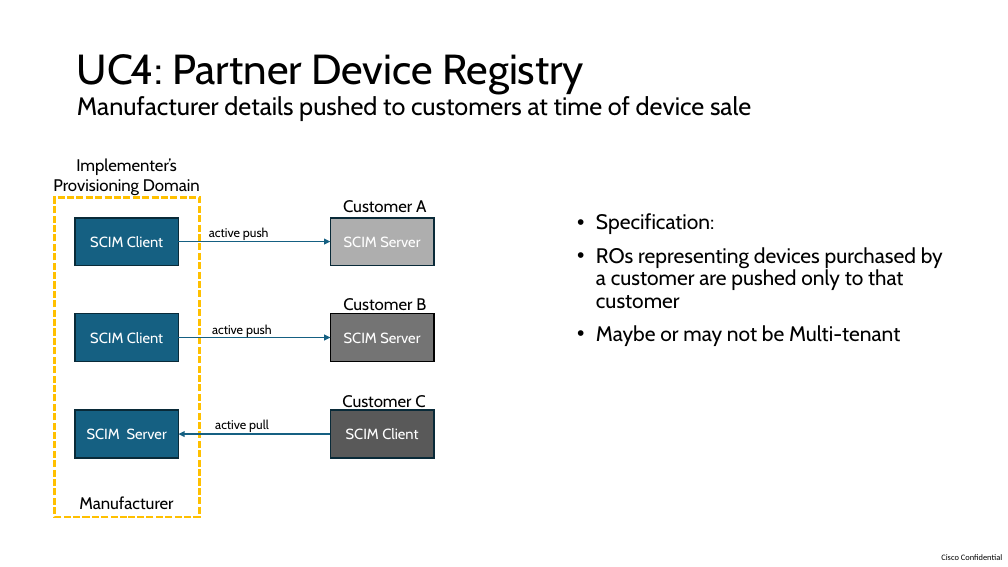
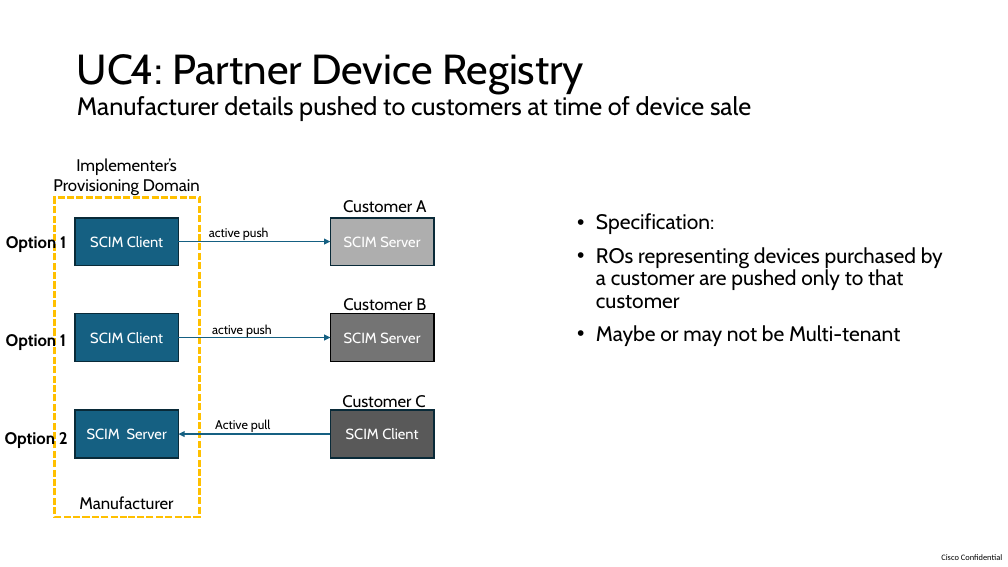
Before and after one commit to pamelatech/scim-use-case-revamp, a slide deck: slide 30 of Use Cases 29 Sep 2024.pptx. Drawn at 1008x567 pixels with LibreOffice and Linux fonts; fonts in the diff are those of the drawing. Boxes give left, top, right and bottom in pixels: in the first picture for what was removed or moved away, otherwise in the second. Text is boxed around its words. In the diff, an @@ line names an element or a change of style, - is before the commit and + after.

```diff
--- a/Use Cases 29 Sep 2024.pptx
+++ b/Use Cases 29 Sep 2024.pptx
@@ text added at (6,235,66,252), 16 pt, text #000000, bold @@
+Option 1
@@ text added at (6,332,66,350), 16 pt, text #000000, bold @@
+Option 1
@@ text at (215,419,271,432): text changed @@
-active pull
+Active pull
@@ text added at (5,432,68,448), 16 pt, text #000000, bold @@
+Option 2
```
Also in this commit, not shown: 5 other slides changed.
